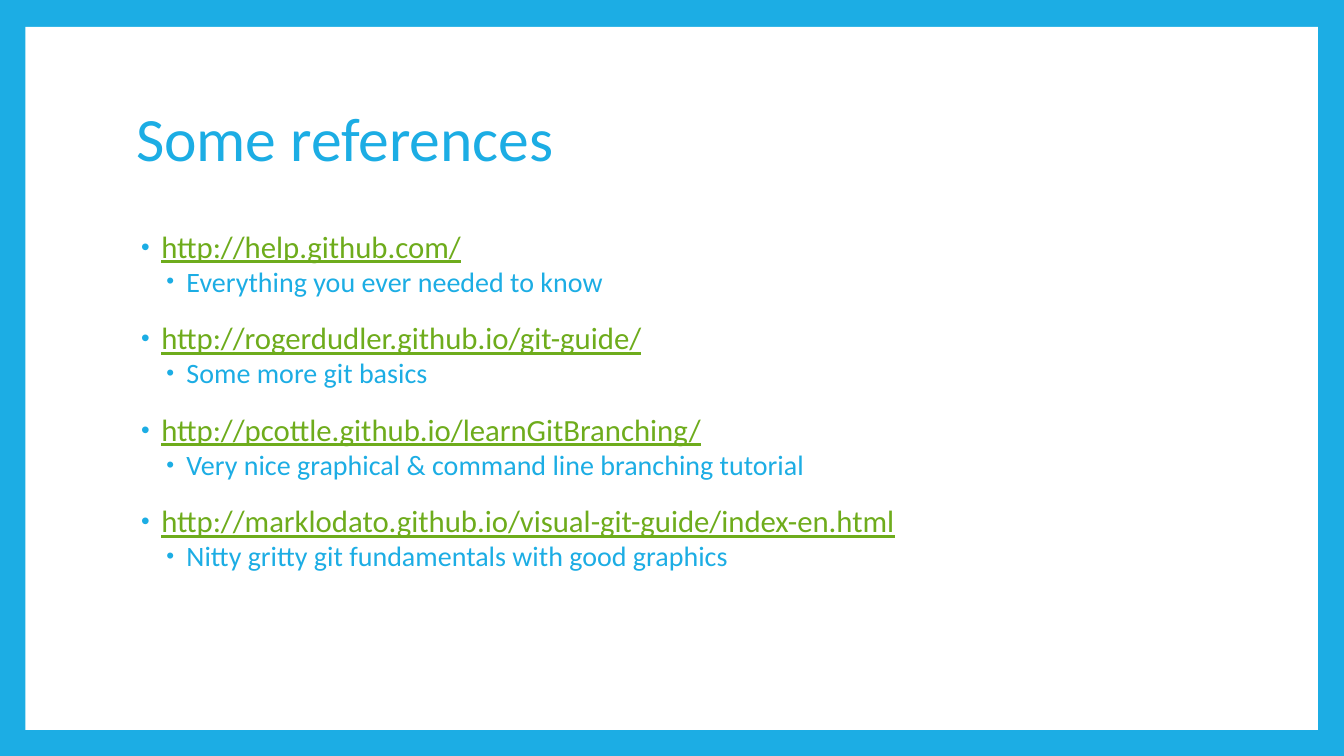
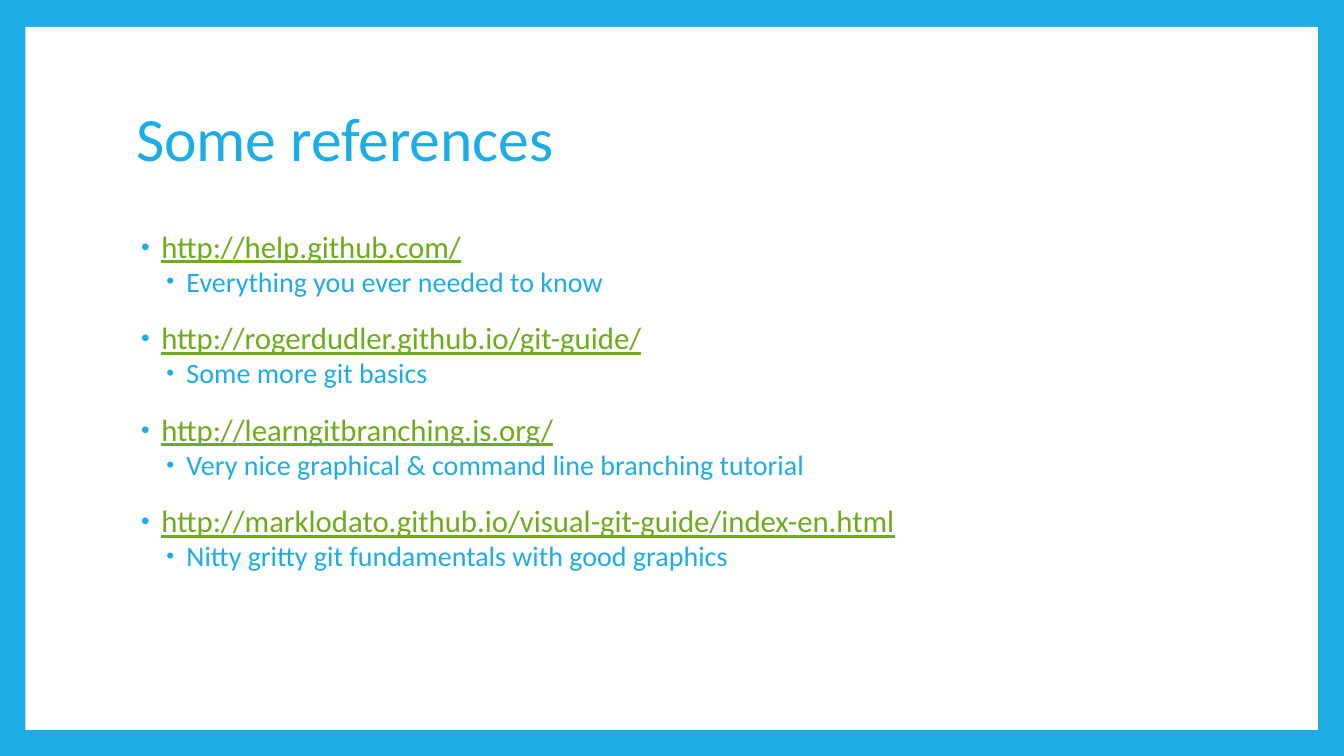
Before and after one commit to paulmey/learngit, a slide deck: slide 12 of Github.pptx. Drawn at 1344x756 pixels with LibreOffice and Linux fonts; fonts in the diff are those of the drawing. Boxes give left, top, right and bottom in pixels: in the first picture for what was removed or moved away, otherwise in the second. Text is boxed around its words. In the diff, an @@ line names an element or a change of style, - is before the commit and + after.

```diff
--- a/Github.pptx
+++ b/Github.pptx
@@ text at box(161, 419, 553, 447): text changed @@
-• http://pcottle.github.io/learnGitBranching/
+• http://learngitbranching.js.org/
```
Also in this commit, not shown: 2 other slides changed.
